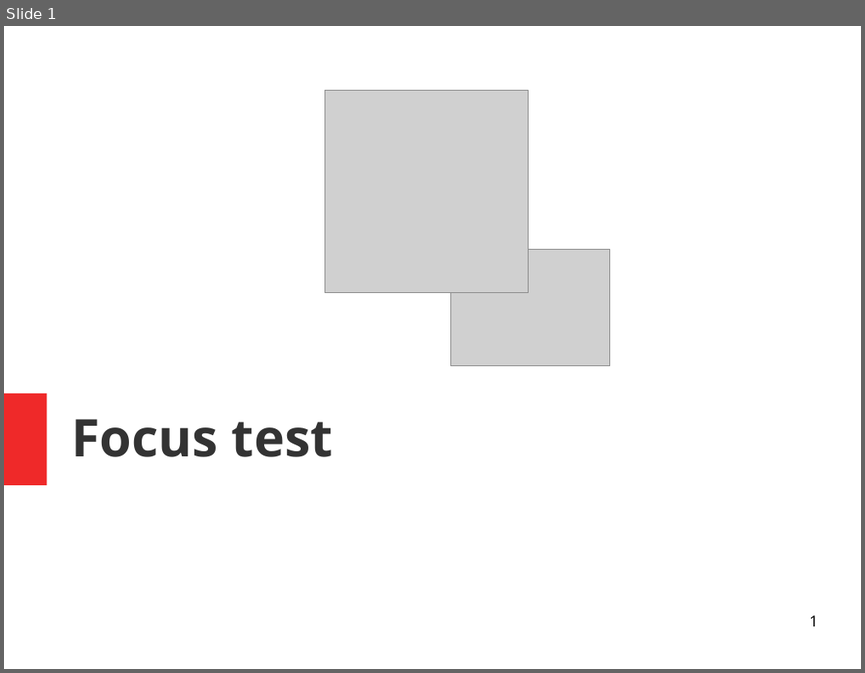
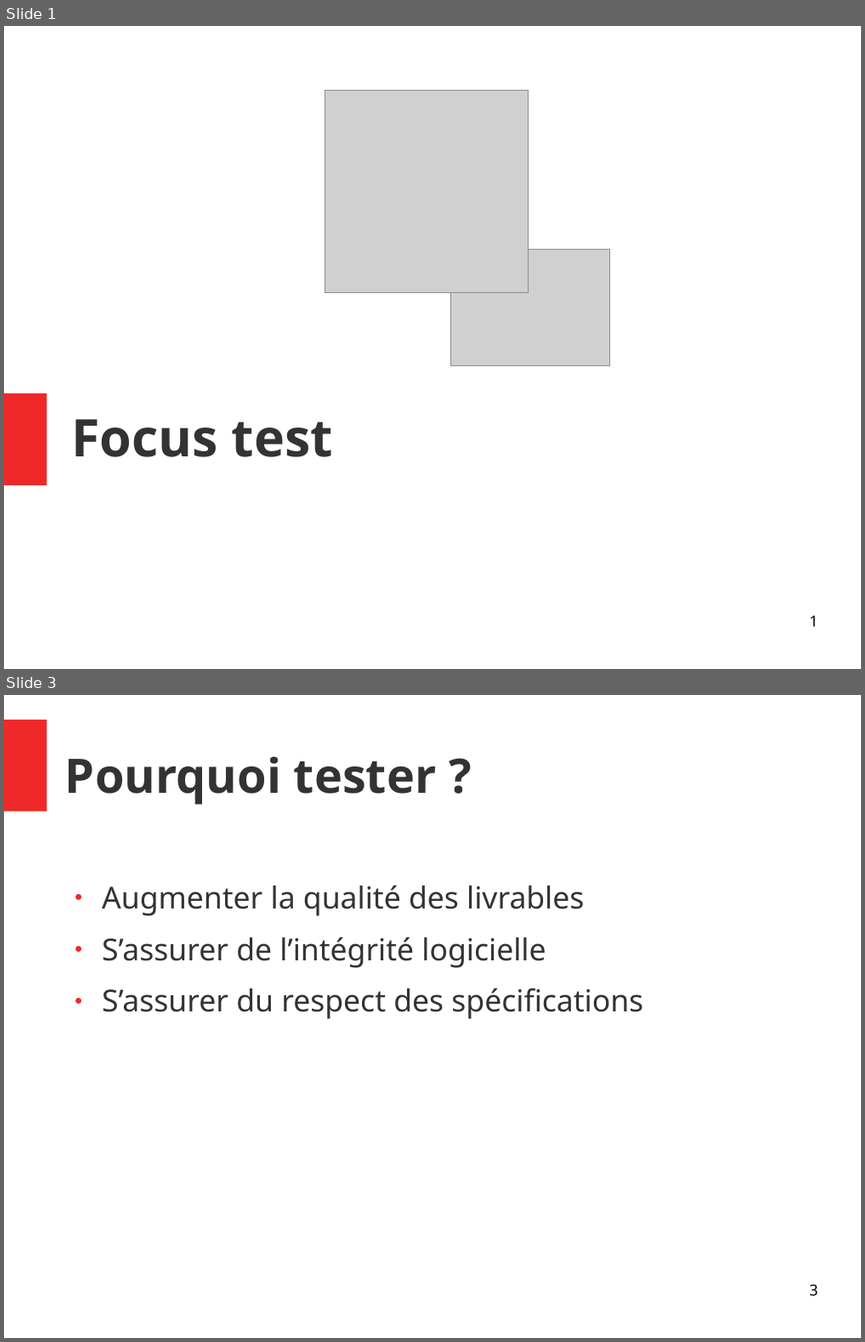
Before and after one commit to Yanoushka/angular-seed, a slide deck: docs/Focus test.odp. Shown one above the other, each under a label of ours: slide 1 before the commit, slides 1 and 3 after it; the slides between them are not shown. The pictures are 865x673 and 865x1342 pixels, drawn with LibreOffice and Linux fonts; fonts in the diff are those of the drawing; grey boxes stand for pictures. Boxes give left, top, right and bottom in pixels: in the first picture for what was removed or moved away, otherwise in the second. Text is boxed around its words. In the diff, an @@ line names an element or a change of style, - is before the commit and + after.

```diff
--- a/docs/Focus test.odp
+++ b/docs/Focus test.odp
@@ slide 3 added at [4,695,861,1338], background #FFFFFF @@
@@ rectangle added at [4,719,46,811], fill #EF2929 @@
@@ title added at [65,756,437,805], 44 pt, text #333333, bold @@
+Pourquoi tester ?
@@ text added at [102,885,643,1019], 28 pt, text #333333 @@
+● Augmenter la qualité des livrables
+● S’assurer de l’intégrité logicielle
+● S’assurer du respect des spécifications
@@ page number added at [809,1284,817,1296], 14 pt, text #000000 @@
+3
```
Also in this commit, not shown: 16 other slides added, 4 slides removed.
